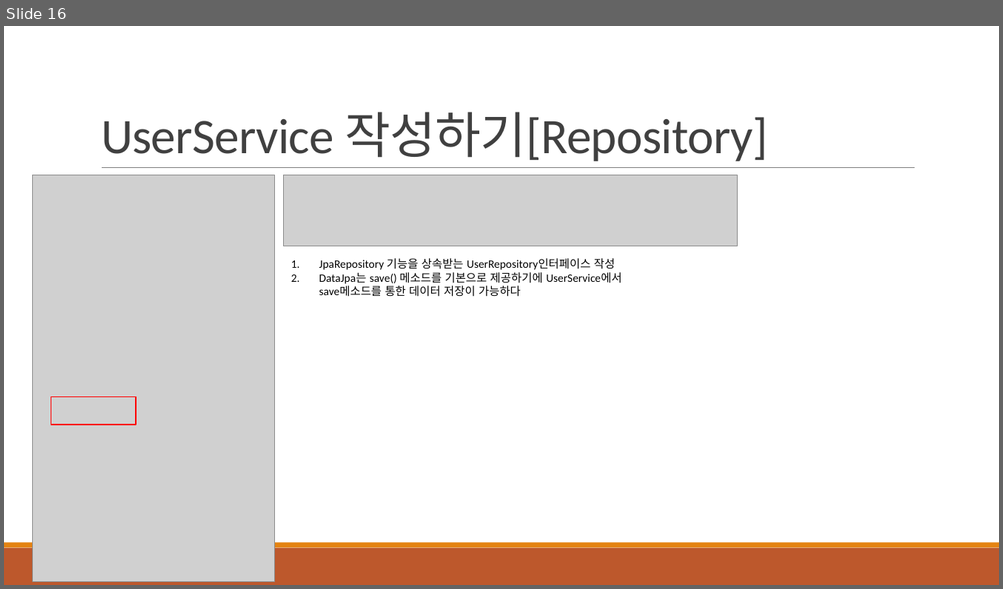
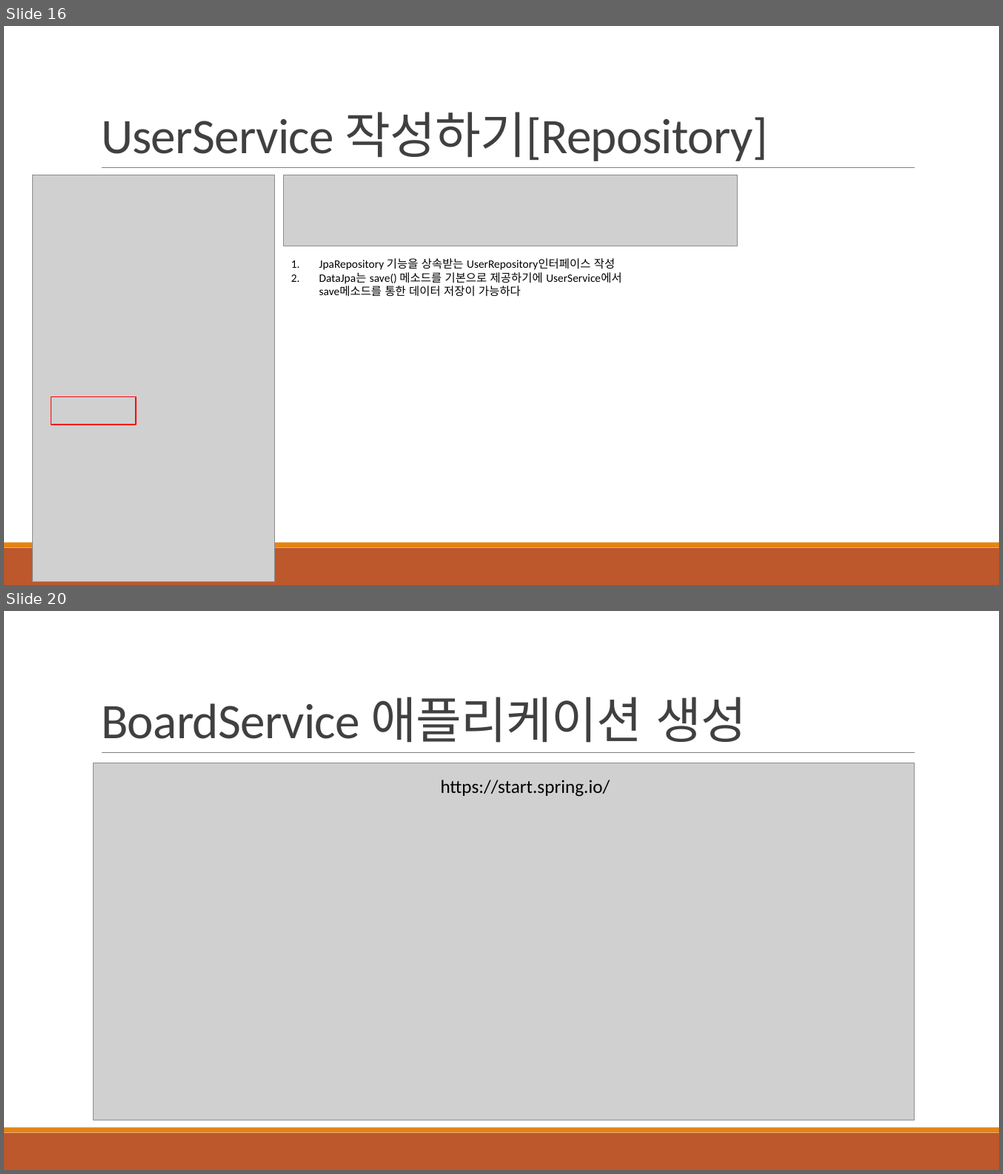
Before and after one commit to khb3025/study-msa, a slide deck: msa-ppt/2. 마이크로 서비스 구축.pptx. Shown one above the other, each under a label of ours: slide 16 before the commit, slides 16 and 20 after it; the slides between them are not shown. The pictures are 1003x589 and 1003x1174 pixels, drawn with LibreOffice and Linux fonts; fonts in the diff are those of the drawing; grey boxes stand for pictures. Boxes give left, top, right and bottom in pixels: in the first picture for what was removed or moved away, otherwise in the second. Text is boxed around its words. In the diff, an @@ line names an element or a change of style, - is before the commit and + after.

Commit message:
feat : [MSA] User 애플리케이션 및 Board 애플리케이션 작성
* UserService
- 회원가입 기능 /user/sign-up

* BoardService
- 게시글 등록 /boards

```diff
--- a/msa-ppt/2. 마이크로 서비스 구축.pptx
+++ b/msa-ppt/2. 마이크로 서비스 구축.pptx
@@ slide 20 added at box(4, 611, 999, 1170), background #FFFFFF; not listed: 3 template elements that a slide beside it also shows @@
@@ title added at box(101, 697, 746, 743), 48 pt, text #404040 @@
+BoardService 애플리케이션 생성
@@ picture added at box(94, 763, 914, 1121) @@
@@ text added at box(441, 780, 610, 797), 18 pt, text #000000 @@
+https://start.spring.io/
```
Also in this commit, not shown: 3 slides changed, 11 other slides added, 18 other files.
